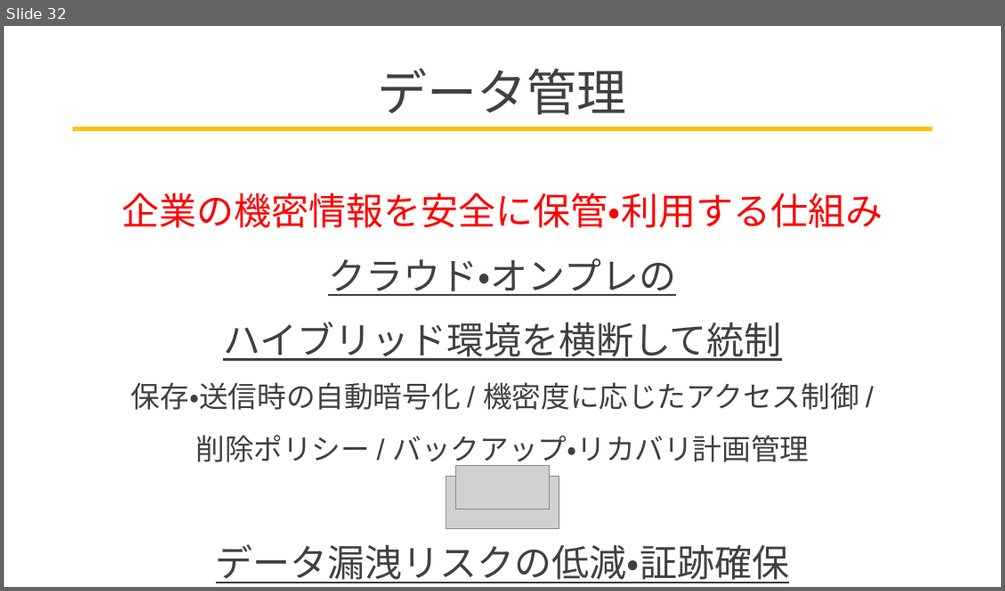
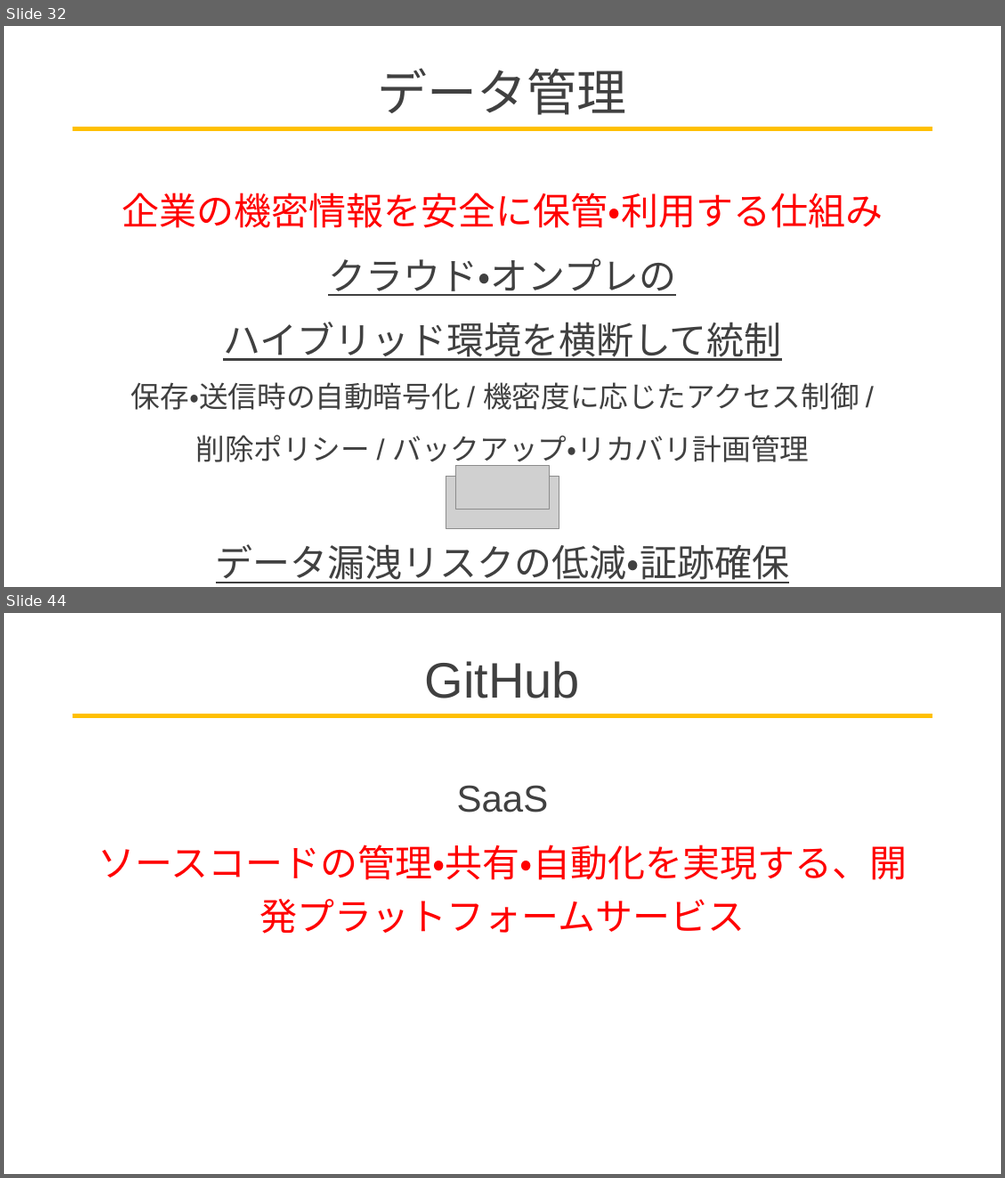
Before and after one commit to AeolusSoul/memo, a slide deck: 1-MSとは.pptx. Shown one above the other, each under a label of ours: slide 32 before the commit, slides 32 and 44 after it; the slides between them are not shown. The pictures are 1005x591 and 1005x1178 pixels, drawn with LibreOffice and Linux fonts; fonts in the diff are those of the drawing; grey boxes stand for pictures. Boxes give left, top, right and bottom in pixels: in the first picture for what was removed or moved away, otherwise in the second. Text is boxed around its words. In the diff, an @@ line names an element or a change of style, - is before the commit and + after.

```diff
--- a/1-MSとは.pptx
+++ b/1-MSとは.pptx
@@ slide 44 added at [4,613,1001,1174], background #FFFFFF; not listed: 1 template element that a slide beside it also shows @@
@@ title added at [425,661,580,698], 48 pt, text #404040 @@
+GitHub
@@ text added at [98,785,906,933], 36 pt, text #FF0000 @@
+SaaS
+ソースコードの管理・共有・自動化を実現する、開発プラットフォームサービス
```
Also in this commit, not shown: 3 slides changed, 19 other slides added, 1 slide removed.
